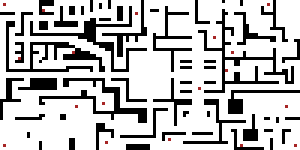
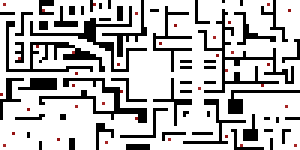
Before/after of a 300 × 150 layered artwork. What changed in the layer stack:
painted on "Layer" over <box>0,3,291,141</box>
